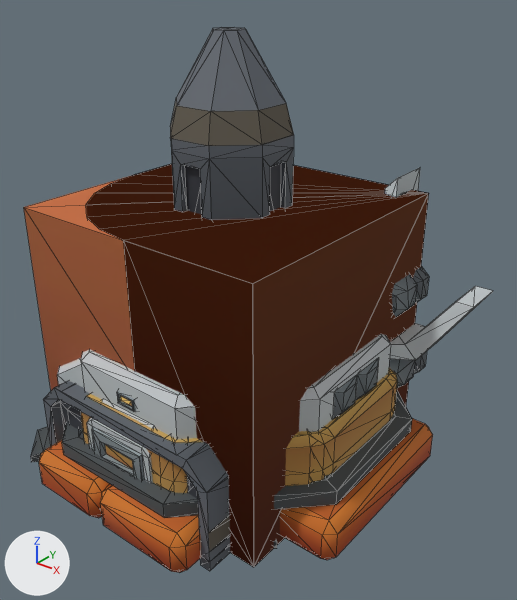
A saved change to the glTF model public/models/facility/facility-kit.glb.
One viewpoint serves both versions: a camera (50 mm lens) standing at (15.7, -18.2, 17.8) and looking at (1.1, 0.1, 6.4). Arrows for +X, +Y and +Z are at lower left; the lights stay in place. The older version comes first. Mesh edges are drawn as thin lines. Where no turn or scale is listed for an object, it has been applied to the vertices.

The first picture shows 'basemodule_A', 'basemodule_C', 'basemodule_E', 'dropship_door_left', 'dropship_packed', 'gate.001', 'hangar_largeA', 'landingpad_large', 'rocket_sidesA', 'rocket_topA', 'terrain_tall', 'terrain_tall_curved'.
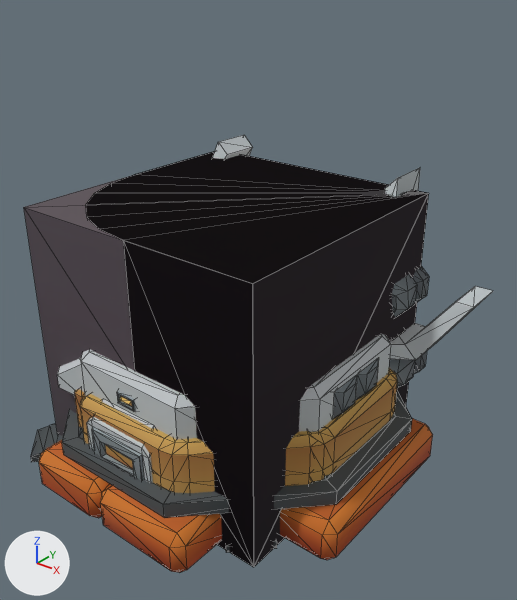
Changed parts and their boxes [x1, y1, x2, y2] in the pictures (517 x 600 px):
'terrain_tall', surface changed
    both: [24, 175, 428, 565]
'terrain_tall_curved', surface changed
    both: [86, 176, 426, 566]
'rocket_topA', deleted
    before: [170, 27, 294, 146]
'rocket_sidesA', deleted
    before: [171, 135, 294, 220]
'hangar_largeA', deleted
    before: [43, 381, 230, 571]
'dropship_door_left', reshaped
    both: [389, 286, 493, 388]
'gate.001', deleted (mostly hidden)
    before: [60, 401, 198, 499]

The change, as a list of edits to the scene's bpy script:
```text
Add img_spacebits_texture_002:
    img_spacebits_texture_002 = load_image('spacebits_texture.002', '_unpacked/spacebits_texture.002', 512, 512, 'sRGB')
Change mat_stone_spacebits_texture:
    mat_stone_spacebits_texture.texture: img_spacebits_texture_001 -> img_spacebits_texture_002
Add mat_base_spacebits_texture_001:
    mat_base_spacebits_texture_001 = principled_material('base-spacebits_texture.001')
    mat_base_spacebits_texture_001.texture = img_spacebits_texture_001
    mat_base_spacebits_texture_001.roughness = 0.92
Add me_cube_001:
    me_cube_001.from_pydata(...)  # 120 vertices, 222 faces; spans x -0.05..1.065, y -0.4..0.8, z -0.615..0.435
    me_cube_001.materials.append(mat_base_spacebits_texture_001)  # picture img_spacebits_texture_001
Remove ob_rocket_sidesa:
    ob_rocket_sidesa = bpy.data.objects.new('rocket_sidesA', me_mesh_rocket_sidesa)
    ob_rocket_sidesa.location = (0.0, 0.0, 8.4)
Remove ob_rocket_topa:
    ob_rocket_topa = bpy.data.objects.new('rocket_topA', me_mesh_rocket_topa)
    ob_rocket_topa.location = (0.0, 0.0, 12.4)
Remove ob_hangar_largea:
    ob_hangar_largea = bpy.data.objects.new('hangar_largeA', me_mesh_hangar_largea)
    ob_hangar_largea.parent = ob_shangar_scale
    ob_hangar_largea.location = (2.0, -1.5, 0.0)
Change ob_gate:
    remove ob_gate.parent = ob_hangar_largea
Remove ob_gate_001:
    ob_gate_001 = bpy.data.objects.new('gate.001', me_mesh_gate)
    ob_gate_001.parent = ob_hangar_largea
    ob_gate_001.location = (0.0, -1.35, 0.0)
    ob_gate_001.rotation_euler = (0.0, 0.0, 3.142)  # degrees (0, 0, 180)
Change ob_dropship_door_left:
    ob_dropship_door_left: bpy.data.objects.new('dropship_door_left', me_cube_263) -> bpy.data.objects.new('dropship_door_left', me_cube_001)
```
